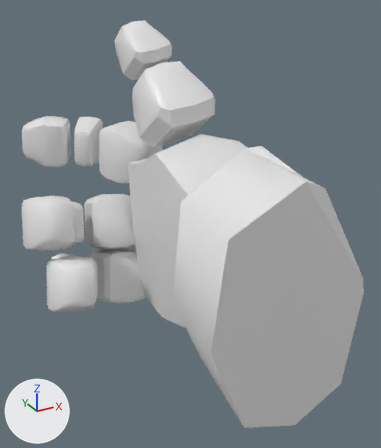
The FBX model blendFiles/Chara/FBX/SMSH_RIG_Hand_Character.fbx as it was, and as the next commit left it.
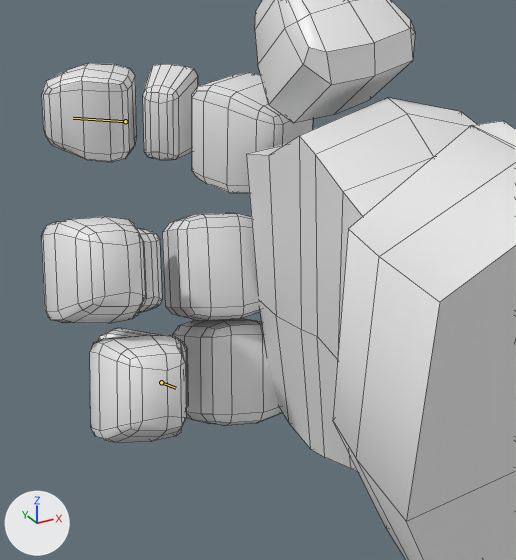
Each version is shown whole from a camera (50 mm lens) standing at (-0.197, -0.281, 0.127) and looking at (-0.045, -0.005, -0.011), then close up on the part from 0% to 70% of the width and 19% to 83% of the height. The axes (+X, +Y, +Z) are drawn at lower left. The lights are the same throughout. The first two pictures are the older version. Both versions are drawn at frame 1 of the action 'Rig_Hand_Character|Hand_Pose_Crossbow'; the numbers are the values there. The bones that change are drawn over the model as lines in the close-ups. The close-ups show mesh edges as thin lines.

Names of what the first close-up shows: 'MSH_Hand_Character'.
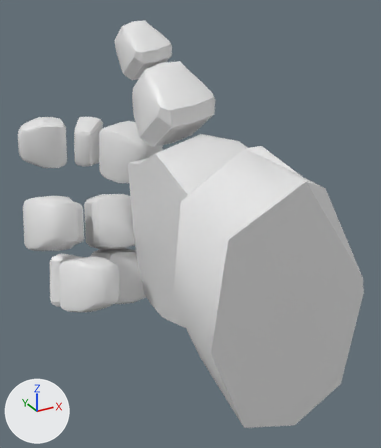
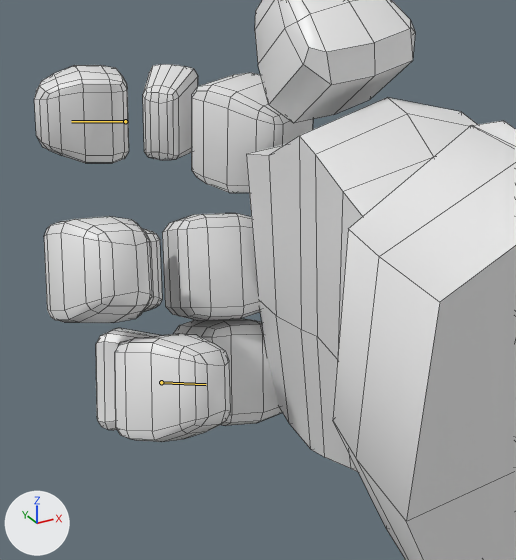
Boxes (x1, y1, x2, y2) around the edits, measured in the close-ups (516 x 560 px):
'MSH_Hand_Character', posed
    before: (42, 0, 516, 560)
    after: (34, 0, 516, 560)
bone 'Finger01.03', root to tip
    before: (125, 121) to (73, 118)
    after: (125, 121) to (71, 121)
bone 'Finger03.03', root to tip
    before: (161, 382) to (176, 388)
    after: (161, 382) to (206, 384)

The edits, one by one:
Bone 'Finger01.03' (bone_finger01_03) turns from (0, 0, 10) to (0, 0, 25) degrees about its own x, y and z.
Bone 'Finger03.03' (bone_finger03_03) turns from (0, 0, 37) to (0, 0, 71) degrees about its own x, y and z.
